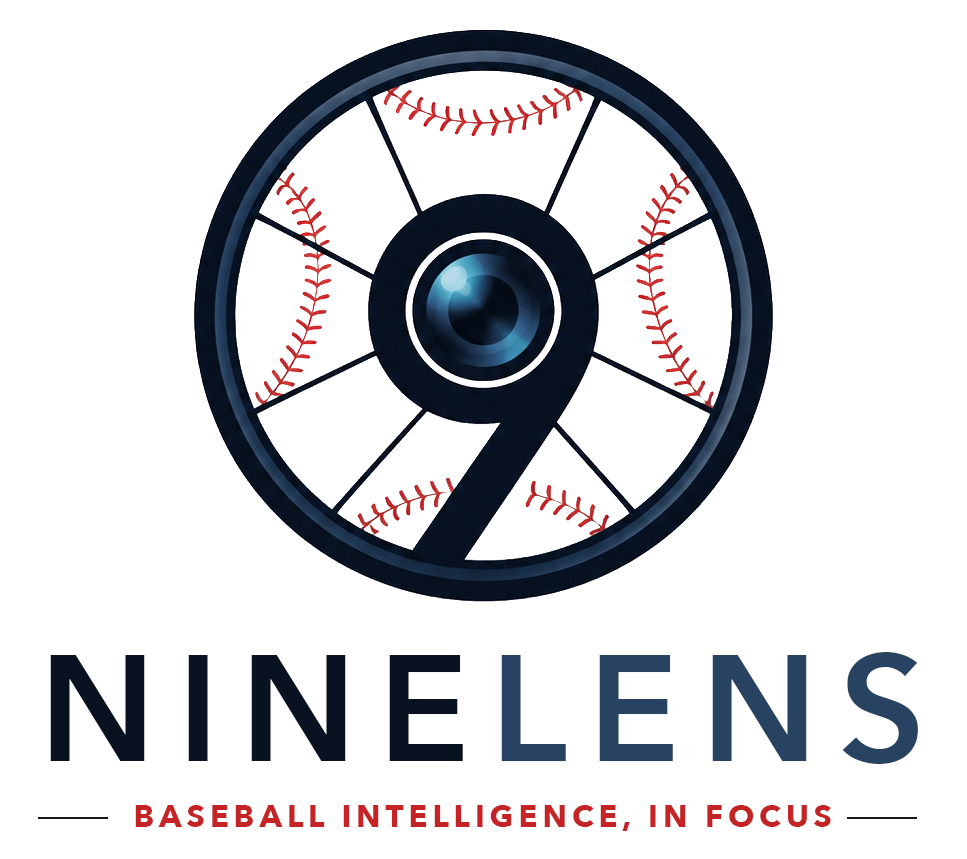
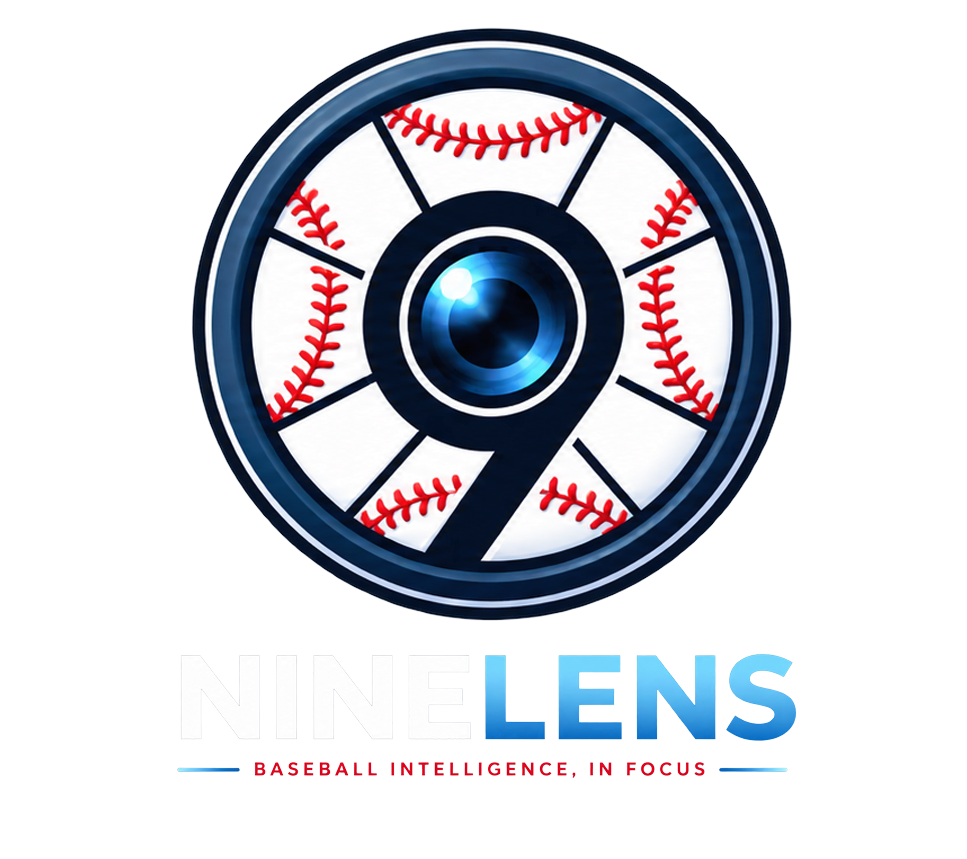
Before/after of a 967x859 layered artwork. What changed in the layer stack:
added layer "Layer 3" above "Layer 4" over [191, 27, 792, 621]
added layer "Layer 4" above "Line 1 copy" over [177, 654, 799, 778]
hid "Line 1 copy" over [847, 817, 917, 819]
hid "Line 1" over [38, 817, 108, 819]
hid "BASEBALL INTELLIGENCE, IN FOCUS" over [135, 805, 831, 831]
hid "NINELENS" over [50, 652, 918, 764]
hid "Layer 1" over [194, 30, 773, 602]
hid "Layer 2" over [38, 27, 918, 831]